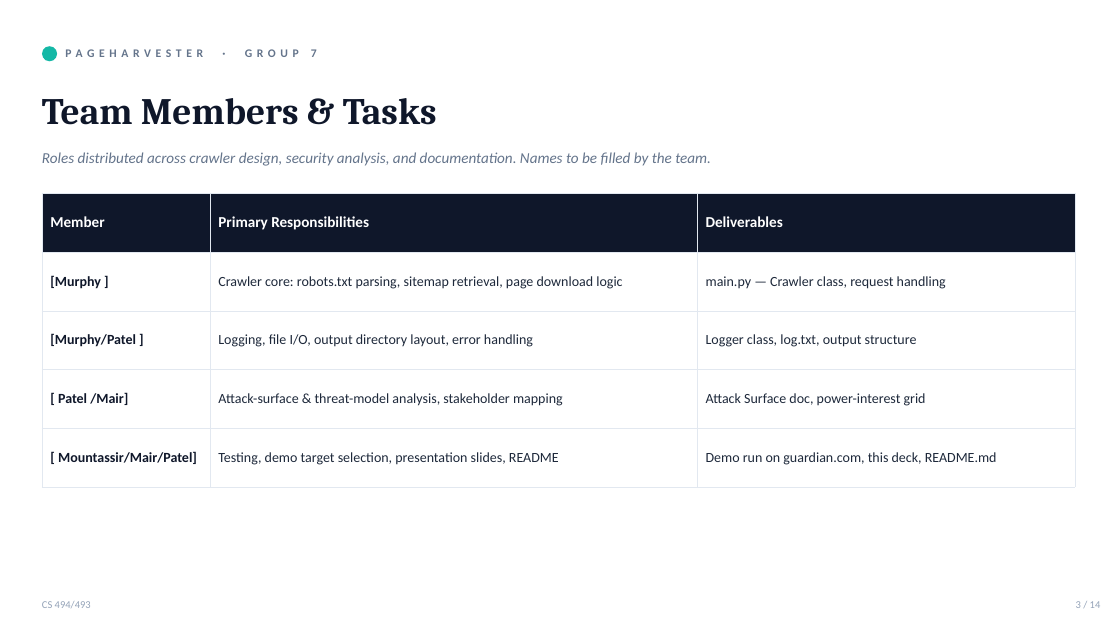
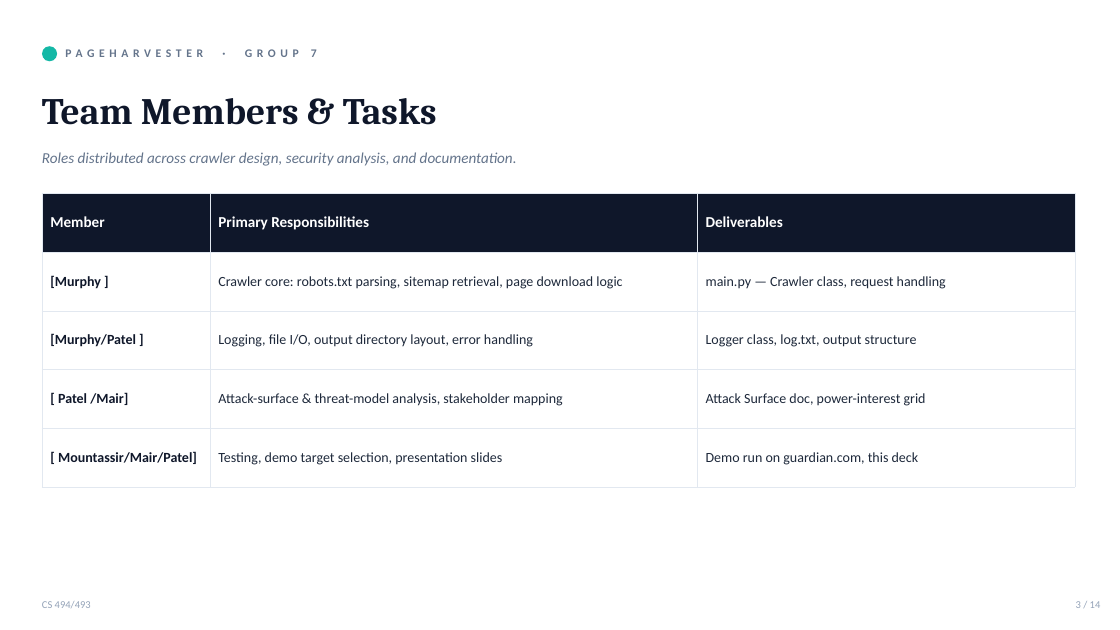
Before and after one commit to ODonovanMurphyII/CS493_Course_Project, a slide deck: slide 3 of Web Crawler Powerpoint.pptx. Drawn at 1120x630 pixels with LibreOffice and Linux fonts; fonts in the diff are those of the drawing. Boxes give left, top, right and bottom in pixels: in the first picture for what was removed or moved away, otherwise in the second. Text is boxed around its words. In the diff, an @@ line names an element or a change of style, - is before the commit and + after.

```diff
--- a/Web Crawler Powerpoint.pptx
+++ b/Web Crawler Powerpoint.pptx
@@ text at box(42, 152, 517, 166): text changed @@
-Roles distributed across crawler design, security analysis, and documentation. Names to be filled by the team.
+Roles distributed across crawler design, security analysis, and documentation.
@@ table at box(42, 193, 1075, 487) @@
-row 5, column 2: Testing, demo target selection, presentation slides, README
+row 5, column 2: Testing, demo target selection, presentation slides
-row 5, column 3: Demo run on guardian.com, this deck, README.md
+row 5, column 3: Demo run on guardian.com, this deck
```
Also in this commit, not shown: 4 other slides changed, 1 slide removed.
